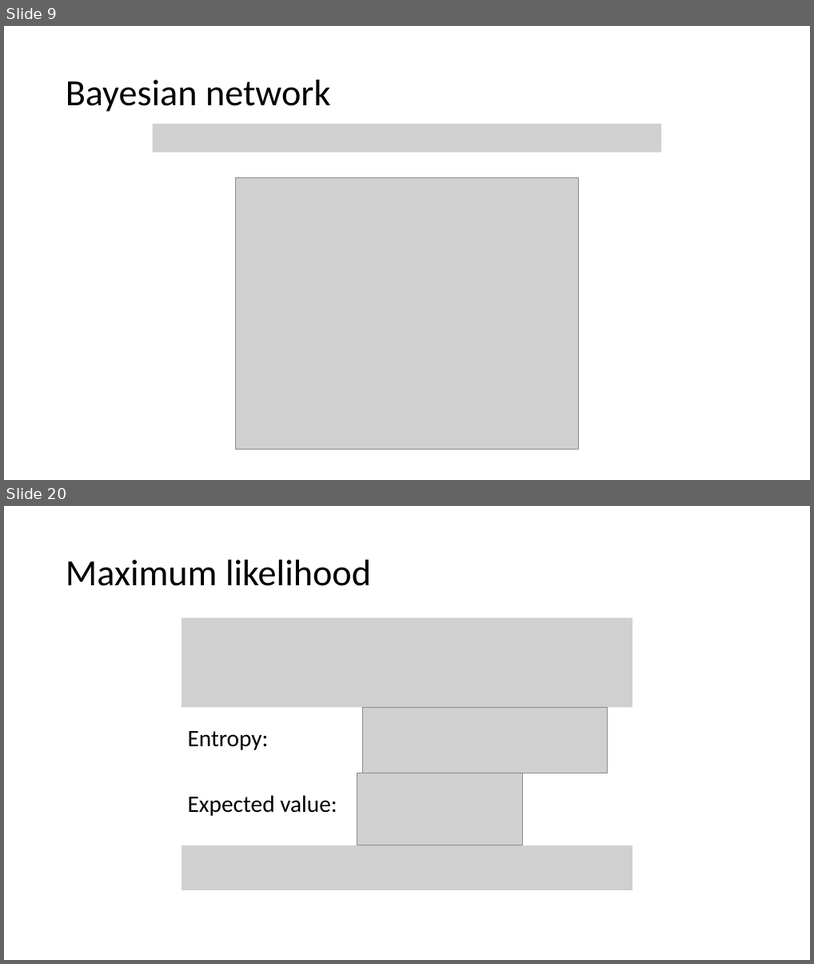
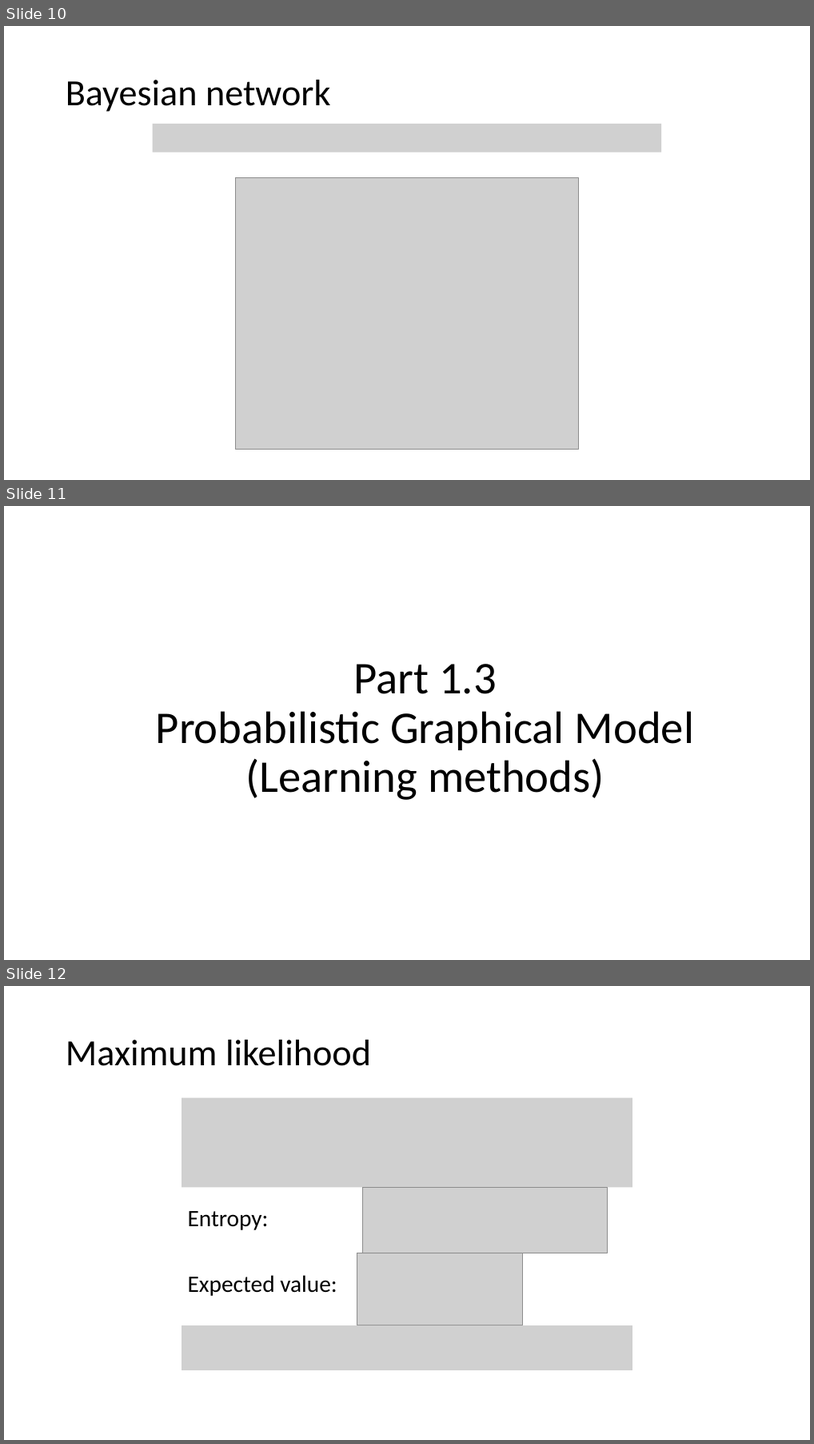
Before and after one commit to nguyenduyhanlam/Probabilistic_Graphical_Models, a slide deck: NguyenDuyHanLam_196005004/baocao.pptx. Shown one above the other, each under a label of ours: slides 9 and 20 before the commit, slides 10, 11 and 12 after it; the slides between them are not shown. The pictures are 814x964 and 814x1444 pixels, drawn with LibreOffice and Linux fonts; fonts in the diff are those of the drawing; grey boxes stand for pictures. Boxes give left, top, right and bottom in pixels: in the first picture for what was removed or moved away, otherwise in the second. Text is boxed around its words. In the diff, an @@ line names an element or a change of style, - is before the commit and + after.

```diff
--- a/NguyenDuyHanLam_196005004/baocao.pptx
+++ b/NguyenDuyHanLam_196005004/baocao.pptx
@@ slide 11 added at (4, 506, 810, 960), background #FFFFFF @@
@@ title added at (156, 664, 694, 800), 54 pt, text #000000 @@
+Part 1.3
+Probabilistic Graphical Model
+(Learning methods)
@@ what was slide 9 is now slide 10 @@
@@ what was slide 20 is now slide 12 @@
```
Also in this commit, not shown: 2 slides changed, 4 other slides added, 1 slide removed.
